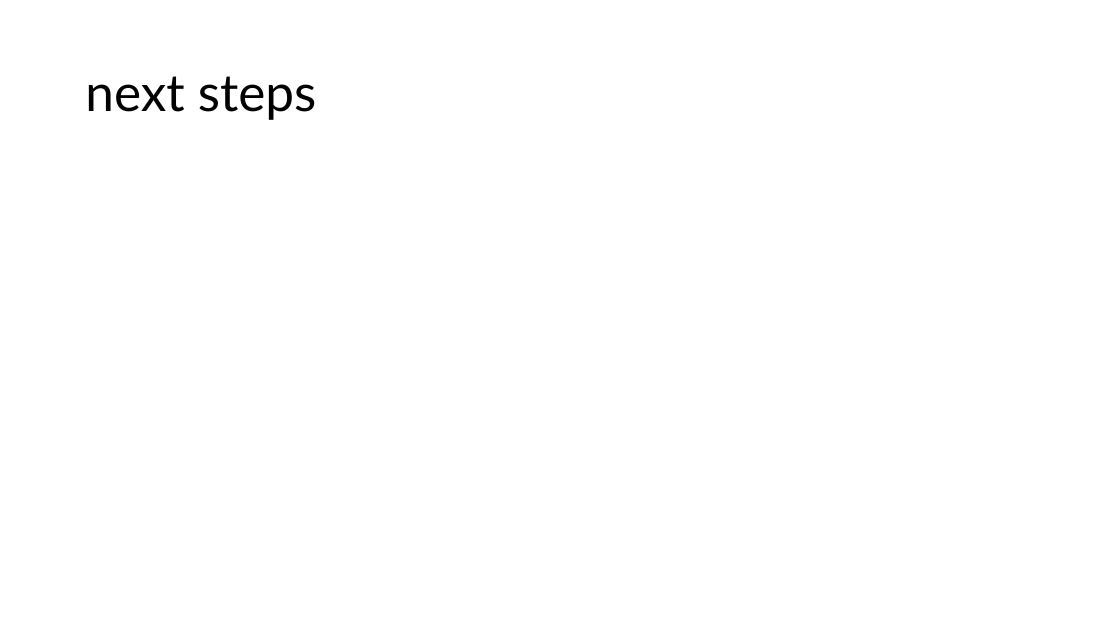
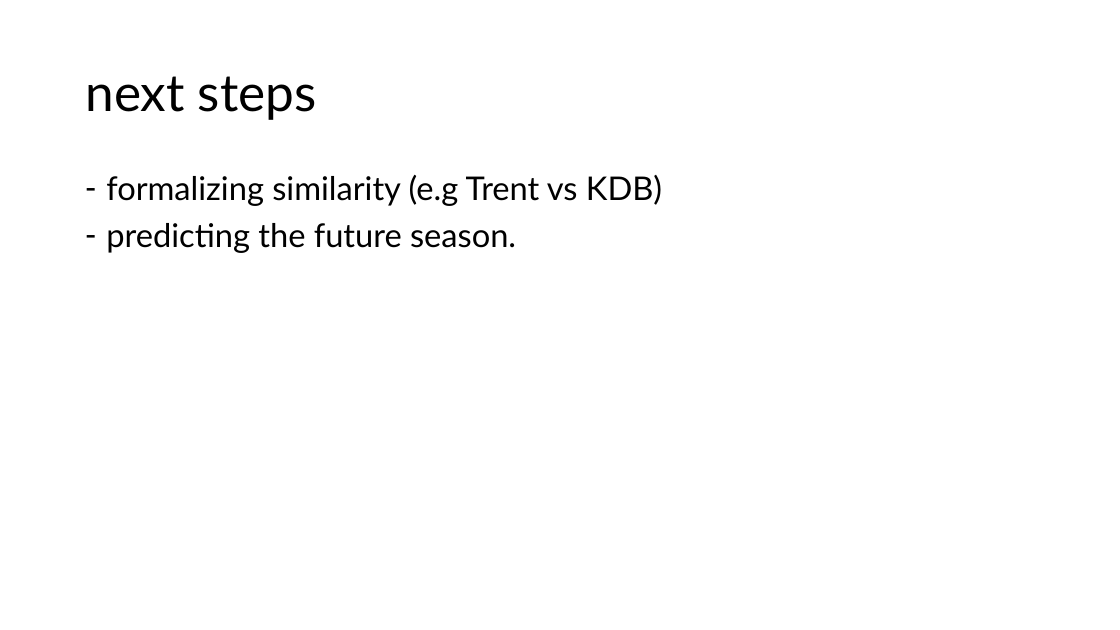
Before and after one commit to bebo0947/CapstoneBall, a slide deck: slide 8 of presentations/Sprint 1.pptx. Drawn at 1120x630 pixels with LibreOffice and Linux fonts; fonts in the diff are those of the drawing. Boxes give left, top, right and bottom in pixels: in the first picture for what was removed or moved away, otherwise in the second. Text is boxed around its words. In the diff, an @@ line names an element or a change of style, - is before the commit and + after.

```diff
--- a/presentations/Sprint 1.pptx
+++ b/presentations/Sprint 1.pptx
@@ text added at bbox=[106, 175, 662, 253], 28 pt, text #000000 @@
+– formalizing similarity (e.g Trent vs KDB)
+– predicting the future season.
```
Also in this commit, not shown: 2 other slides changed.
